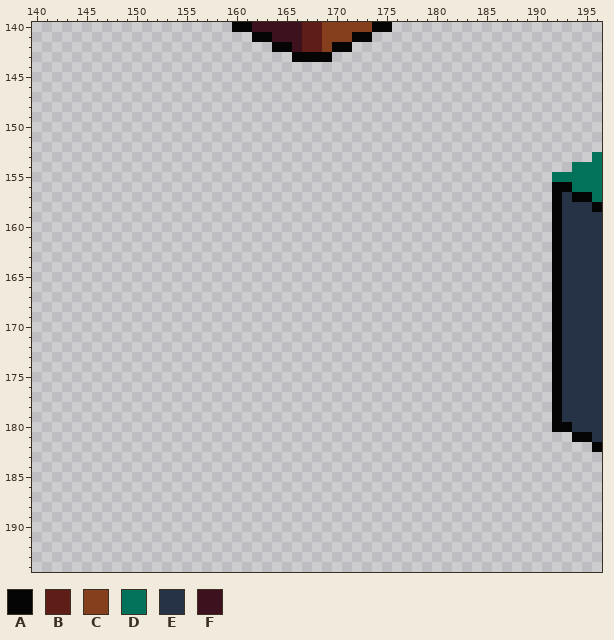
A pixel-art file gets an edit: assets/tiles/japanese/final.aseprite. This is how it looked before the edit.
600x480 pixels, 1 frame. Shown: x 140..196, y 140..194.
Visible layers, top first: "Layer 3", "Flattened".
Palette (. is transparent): A #050506  B #5e1d16  C #863f1c  D #02725a  E #263347  F #3d111e
Pixels before (only the part around the change), first column x 140:
141 ......................AAFFFBBCCCAA.......................
142 ........................AAFBBCAA.........................
143 ..........................AAAA...........................
144 .........................................................
145 .........................................................
146 .........................................................
147 .........................................................
148 .........................................................
149 .........................................................
150 .........................................................
151 .........................................................
152 .........................................................
153 ........................................................D
154 ......................................................DDD
155 ....................................................DDDDD
156 ....................................................AADDD
157 ....................................................AEAAD
158 ....................................................AEEEA
159 ....................................................AEEEE
160 ....................................................AEEEE
161 ....................................................AEEEE
162 ....................................................AEEEE
163 ....................................................AEEEE
164 ....................................................AEEEE
165 ....................................................AEEEE
166 ....................................................AEEEE
167 ....................................................AEEEE
168 ....................................................AEEEE
169 ....................................................AEEEE
170 ....................................................AEEEE
171 ....................................................AEEEE
172 ....................................................AEEEE
173 ....................................................AEEEE
174 ....................................................AEEEE
175 ....................................................AEEEE
176 ....................................................AEEEE
177 ....................................................AEEEE
178 ....................................................AEEEE
179 ....................................................AEEEE
180 ....................................................AAEEE
181 ......................................................AAE
182 ........................................................A
183 .........................................................
184 .........................................................
185 .........................................................
186 .........................................................
187 .........................................................
188 .........................................................
189 .........................................................
190 .........................................................
191 .........................................................
192 .........................................................
193 .........................................................
194 .........................................................
Once edited:
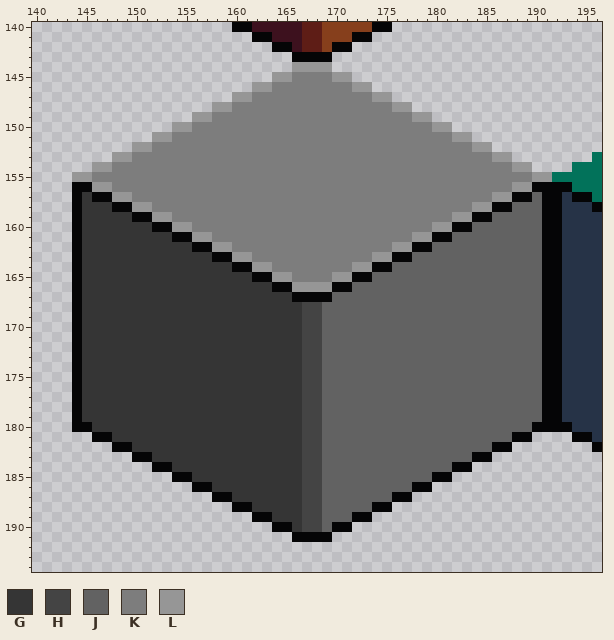
Colours new in this view: G #353535  H #444444  J #626262  K #7d7d7d  L #969696
The exact change:
Layer "Flattened":
y 144: x 166..169 .... -> LLLL
y 145: x 164..171 ........ -> LLKKKKLL
y 146: x 162..173 ............ -> LLKKKKKKKKLL
y 147: x 160..175 ................ -> LLKKKKKKKKKKKKLL
y 148: x 158..177 .................... -> LLKKKKKKKKKKKKKKKKLL
y 149: x 156..179 ........................ -> LLKKKKKKKKKKKKKKKKKKKKLL
y 150: x 154..181 ............................ -> LLKKKKKKKKKKKKKKKKKKKKKKKKLL
y 151: x 152..183 ................................ -> LLKKKKKKKKKKKKKKKKKKKKKKKKKKKKLL
y 152: x 150..185 .................................... -> LLKKKKKKKKKKKKKKKKKKKKKKKKKKKKKKKKLL
y 153: x 148..187 ........................................ -> LLKKKKKKKKKKKKKKKKKKKKKKKKKKKKKKKKKKKKLL
y 154: x 146..189 ............................................ -> LLKKKKKKKKKKKKKKKKKKKKKKKKKKKKKKKKKKKKKKKKLL
y 155: x 144..191 ................................................ -> LLKKKKKKKKKKKKKKKKKKKKKKKKKKKKKKKKKKKKKKKKKKKKLL
y 156: x 144..191 ................................................ -> AALLKKKKKKKKKKKKKKKKKKKKKKKKKKKKKKKKKKKKKKKKLLAA
y 157: x 144..191 ................................................ -> AGAALLKKKKKKKKKKKKKKKKKKKKKKKKKKKKKKKKKKKKLLAAJA
y 158: x 144..191 ................................................ -> AGGGAALLKKKKKKKKKKKKKKKKKKKKKKKKKKKKKKKKLLAAJJJA
y 159: x 144..191 ................................................ -> AGGGGGAALLKKKKKKKKKKKKKKKKKKKKKKKKKKKKLLAAJJJJJA
y 160: x 144..191 ................................................ -> AGGGGGGGAALLKKKKKKKKKKKKKKKKKKKKKKKKLLAAJJJJJJJA
y 161: x 144..191 ................................................ -> AGGGGGGGGGAALLKKKKKKKKKKKKKKKKKKKKLLAAJJJJJJJJJA
y 162: x 144..191 ................................................ -> AGGGGGGGGGGGAALLKKKKKKKKKKKKKKKKLLAAJJJJJJJJJJJA
y 163: x 144..191 ................................................ -> AGGGGGGGGGGGGGAALLKKKKKKKKKKKKLLAAJJJJJJJJJJJJJA
y 164: x 144..191 ................................................ -> AGGGGGGGGGGGGGGGAALLKKKKKKKKLLAAJJJJJJJJJJJJJJJA
y 165: x 144..191 ................................................ -> AGGGGGGGGGGGGGGGGGAALLKKKKLLAAJJJJJJJJJJJJJJJJJA
y 166: x 144..191 ................................................ -> AGGGGGGGGGGGGGGGGGGGAALLLLAAJJJJJJJJJJJJJJJJJJJA
y 167: x 144..191 ................................................ -> AGGGGGGGGGGGGGGGGGGGGGAAAAJJJJJJJJJJJJJJJJJJJJJA
y 168..179: x 144..191 ................................................ -> AGGGGGGGGGGGGGGGGGGGGGGHHJJJJJJJJJJJJJJJJJJJJJJA
y 180: x 144..191 ................................................ -> AAGGGGGGGGGGGGGGGGGGGGGHHJJJJJJJJJJJJJJJJJJJJJAA
y 181: x 146..189 ............................................ -> AAGGGGGGGGGGGGGGGGGGGHHJJJJJJJJJJJJJJJJJJJAA
y 182: x 148..187 ........................................ -> AAGGGGGGGGGGGGGGGGGHHJJJJJJJJJJJJJJJJJAA
y 183: x 150..185 .................................... -> AAGGGGGGGGGGGGGGGHHJJJJJJJJJJJJJJJAA
y 184: x 152..183 ................................ -> AAGGGGGGGGGGGGGHHJJJJJJJJJJJJJAA
y 185: x 154..181 ............................ -> AAGGGGGGGGGGGHHJJJJJJJJJJJAA
y 186: x 156..179 ........................ -> AAGGGGGGGGGHHJJJJJJJJJAA
y 187: x 158..177 .................... -> AAGGGGGGGHHJJJJJJJAA
y 188: x 160..175 ................ -> AAGGGGGHHJJJJJAA
y 189: x 162..173 ............ -> AAGGGHHJJJAA
y 190: x 164..171 ........ -> AAGHHJAA
y 191: x 166..169 .... -> AAAA
